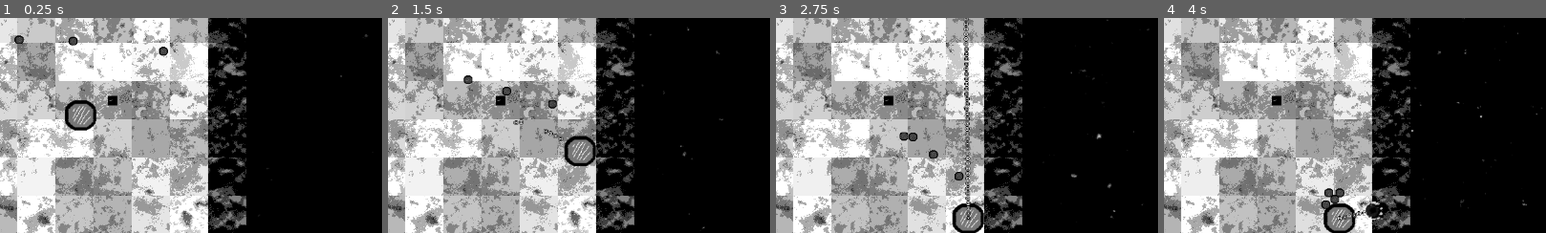
Above: before the commit, frames 1-4 (left to right).
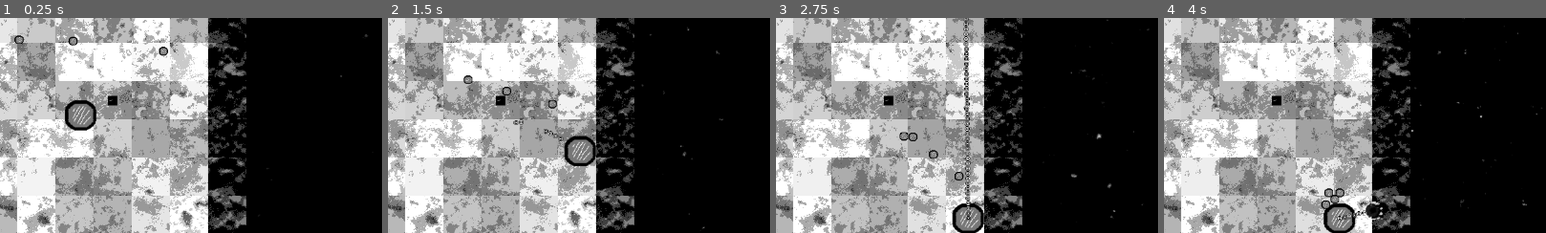
Above: after the commit, the same moments.

Repository: Indivicivet/ludumdare54
Game: Godot game, scene res://ludumdare54.tscn
Two runs of this game, one before a commit and one after it. Both use one fixed random seed, a clock stepped at 60 frames per second and the inputs below.
Inputs (mouse positions are % of the whole screen's width and height, from its top left):
- Up to frame 1 (0.25 s): no input
- Up to frame 2 (1.5 s): move the mouse to (72, 45) at 0.52 s; press the mouse at (72, 45) at 0.53 s; hold Right (right) 0.53-1.28 s; move the mouse to (30, 55) at 1.27 s; release the mouse at (30, 55) at 1.28 s; hold Down (down) from 1.28 s (still down); click (30, 55) at 1.35 s
- Up to frame 3 (2.75 s): move the mouse to (60, 28) at 2.02 s; release Down (down) at 2.03 s; press the mouse at (60, 28) at 2.03 s; hold Right (right) from 2.03 s (still down)
- Up to frame 4 (4 s): move the mouse to (45, 70) at 2.77 s; release Right (right) at 2.78 s; release the mouse at (45, 70) at 2.78 s; hold Up (up) 2.78-3.53 s; click (45, 70) at 2.85 s; move the mouse to (80, 65) at 3.52 s; press the mouse at (80, 65) at 3.53 s; hold Left (left) from 3.53 s (still down)
The pictures show only the part of the screen within x 35-85%, y 27-77%; the shares and areas given below are measured in that part.

The runs differ from the first frame. In frame 1, 0.2% of the frame differs, in the area x 4-44%, y 8-17%; in frame 2, 0.2%; in frame 3, 0.2%; in frame 4, 0.2%, in the area x 41-47%, y 80-89%.

Commit message:
make enemies brighter

Diff:
--- a/scripts/enemy_type1.gd
+++ b/scripts/enemy_type1.gd
@@ -15,6 +15,7 @@
 
 
 func _ready():
+	sprite_obj.modulate = Color(1, 1, 1)
 	navigation_agent.path_desired_distance = 1.0
 	navigation_agent.target_desired_distance = 1.0
 	call_deferred("pathfinding_setup")
@@ -22,7 +23,7 @@
 
 func got_shot(_other):
 	hp -= 0.02
-	sprite_obj.modulate = Color(hp / 2, hp / 2, hp / 2)
+	sprite_obj.modulate = Color(hp, hp, hp)
 	if hp < 0:
 		score.score += 1
 		queue_free()
